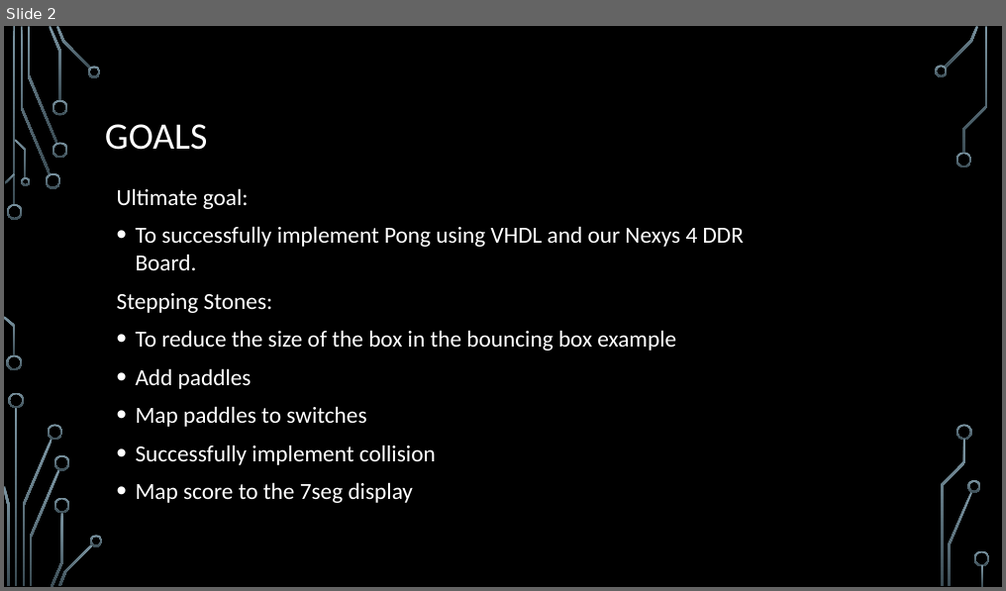
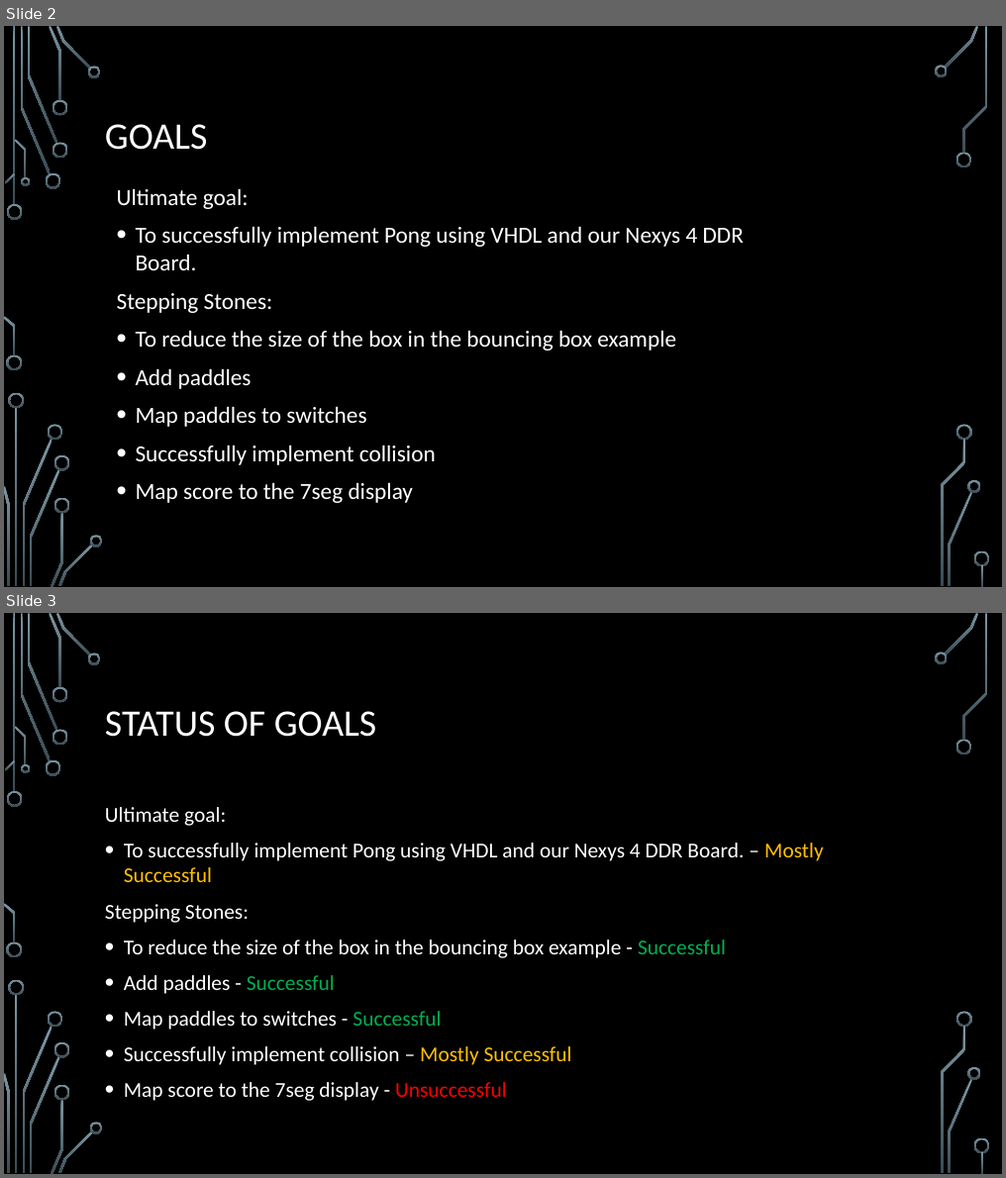
Before and after one commit to mgalle19atWhitworth/CS373_FinalProject, a slide deck: Project_Presentation/PresentationPong.pptx. Shown one above the other, each under a label of ours: slide 2 before the commit, slides 2 and 3 after it. The pictures are 1006x591 and 1006x1178 pixels, drawn with LibreOffice and Linux fonts; fonts in the diff are those of the drawing; background and template pictures are left out. Boxes give left, top, right and bottom in pixels: in the first picture for what was removed or moved away, otherwise in the second. Text is boxed around its words. In the diff, an @@ line names an element or a change of style, - is before the commit and + after.

Commit message:
Added VGA sync hardware diagram to the design document. Also, added status of goals to the PowerPoint.

```diff
--- a/Project_Presentation/PresentationPong.pptx
+++ b/Project_Presentation/PresentationPong.pptx
@@ slide 3 added at (x1=4, y1=613, x2=1002, y2=1174), background picture (left out); not listed: 36 template elements that a slide beside it also shows @@
@@ title added at (x1=105, y1=711, x2=376, y2=737), 36 pt, text #FFFFFF @@
+STATUS OF GOALS
@@ text added at (x1=105, y1=807, x2=824, y2=1101), 20.4 pt, text #FFFFFF @@
+Ultimate goal:
+• To successfully implement Pong using VHDL and our Nexys 4 DDR Board. – Mostly Successful
+Stepping Stones:
+• To reduce the size of the box in the bouncing box example - Successful
+• Add paddles - Successful
+• Map paddles to switches - Successful
+• Successfully implement collision – Mostly Successful
+• Map score to the 7seg display - Unsuccessful
```
Also in this commit, not shown: 1 slide removed, 1 other file.
